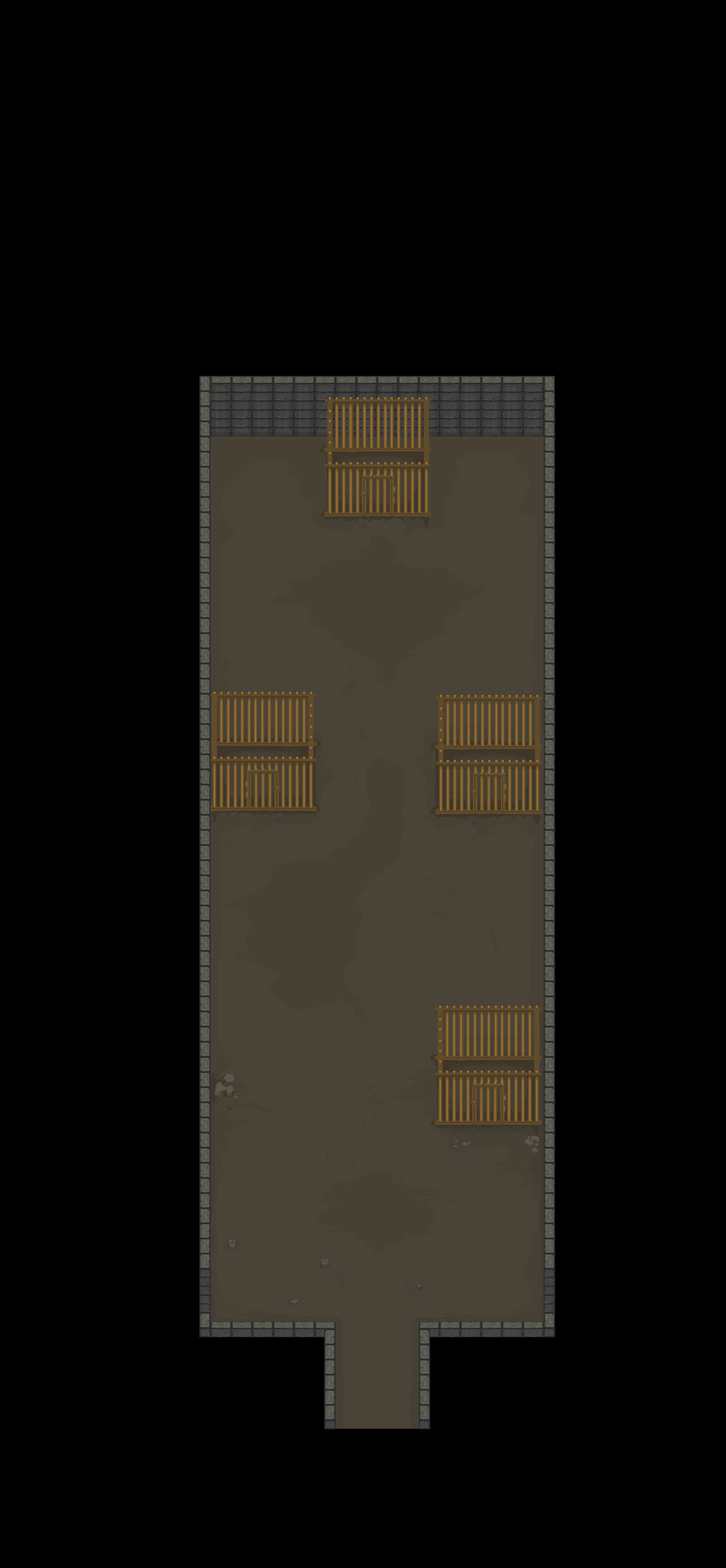
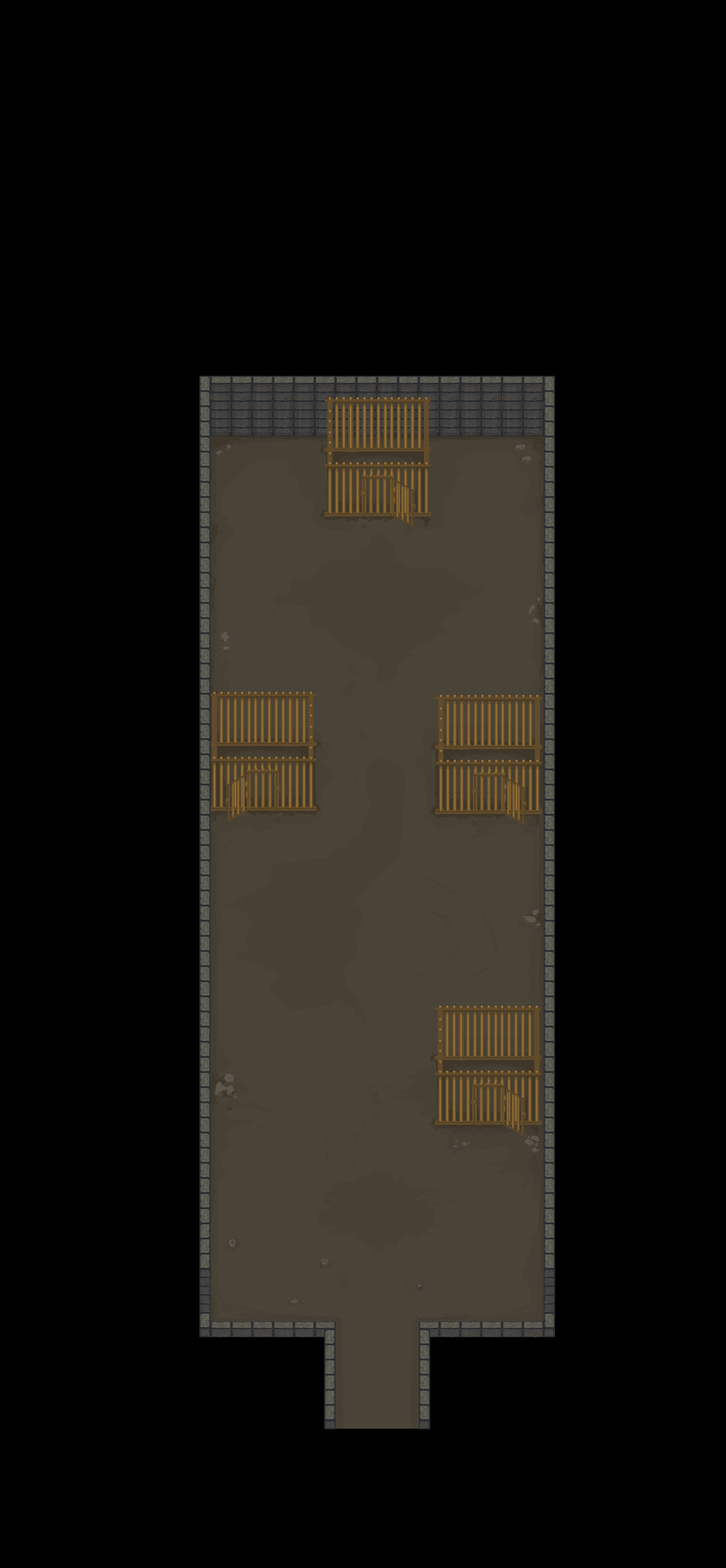
The second 726 × 1568 image is a revision of the first. Changes to its layers:
renamed "wall_top_horizontal" to "jaula_aberta", moved it above "jaula", painted on it over [323,436,432,528]
removed layer "wall_top_horizontal" (5th of 8, in "Group 1") from group "Group 1" over [338,436,377,437]
removed layer "wall_top_horizontal" (6th of 8, in "Group 1") from group "Group 1" over [293,436,335,437]
removed layer "wall_top_horizontal" (7th of 8, in "Group 1") from group "Group 1" over [252,436,294,437]
removed layer "wall_top_horizontal" (8th of 8, in "Group 1") from group "Group 1" over [210,436,253,437]
added layer "jaula_aberta" (2nd of 4, in "Group 1") in group "Group 1" over [210,691,279,823]
added layer "jaula_aberta" (3rd of 4, in "Group 1") in group "Group 1" over [472,694,543,826]
added layer "jaula_aberta" (4th of 4, in "Group 1") in group "Group 1" over [472,1005,542,1137]
painted on "wall_top_horizontal" (in "Group 1") over [210,436,502,437]
removed layer "wall_top_horizontal" (2nd of 8, in "Group 1") from group "Group 1" over [460,436,502,437]
removed layer "wall_top_horizontal" (3rd of 8, in "Group 1") from group "Group 1" over [421,436,461,437]
renamed "Layer 29" to "Layer 30", painted on it over [210,436,544,1137]
